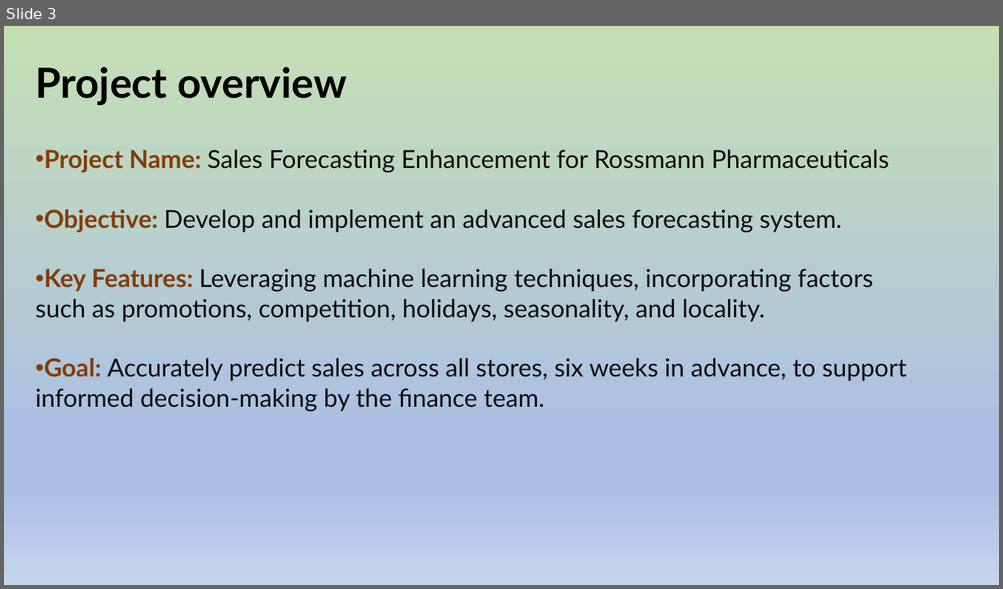
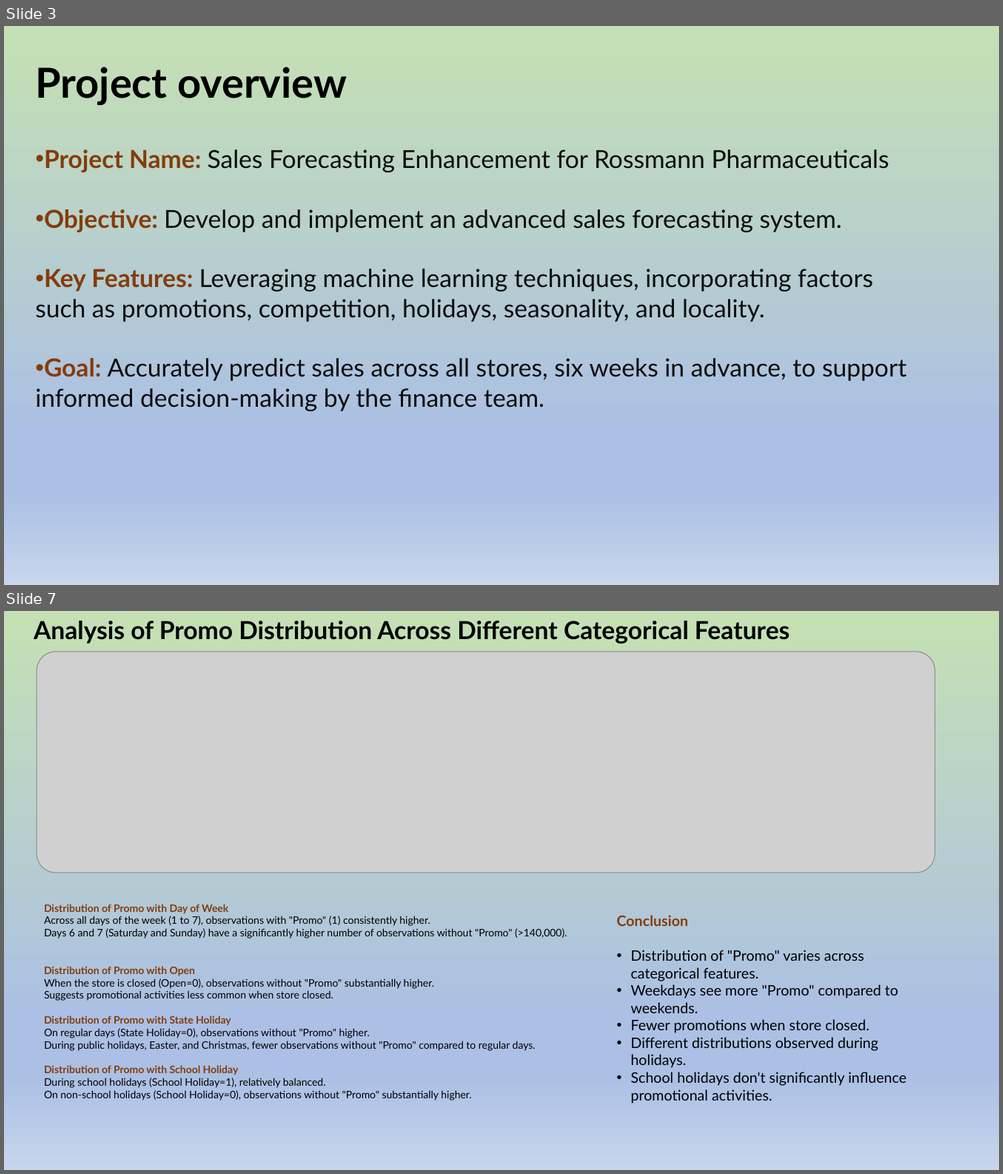
Before and after one commit to Hemamagam/Project-6--Pharmaceutical-Sale-Prediction-, a slide deck: Rossmman Sales Prediction-Project 6-Nexthike.pptx. Shown one above the other, each under a label of ours: slide 3 before the commit, slides 3 and 7 after it; the slides between them are not shown. The pictures are 1003x589 and 1003x1174 pixels, drawn with LibreOffice and Linux fonts; fonts in the diff are those of the drawing; grey boxes stand for pictures. Boxes give left, top, right and bottom in pixels: in the first picture for what was removed or moved away, otherwise in the second. Text is boxed around its words. In the diff, an @@ line names an element or a change of style, - is before the commit and + after.

```diff
--- a/Rossmman Sales Prediction-Project 6-Nexthike.pptx
+++ b/Rossmman Sales Prediction-Project 6-Nexthike.pptx
@@ slide 7 added at bbox=[4, 611, 999, 1170], background gradient #C5E0B4 to #ABC0E4 to #C7D5ED @@
@@ text added at bbox=[34, 621, 789, 644], 24 pt, text #000000, bold @@
+Analysis of Promo Distribution Across Different Categorical Features
@@ picture added at bbox=[37, 652, 935, 874] @@
@@ text added at bbox=[44, 904, 567, 1101], 10 pt, text #000000 @@
+Distribution of Promo with Day of Week
+Across all days of the week (1 to 7), observations with "Promo" (1) consistently higher.
+Days 6 and 7 (Saturday and Sunday) have a significantly higher number of observations without "Promo" (>140,000).
+Distribution of Promo with Open
+When the store is closed (Open=0), observations without "Promo" substantially higher.
+Suggests promotional activities less common when store closed.
+Distribution of Promo with State Holiday
+On regular days (State Holiday=0), observations without "Promo" higher.
+During public holidays, Easter, and Christmas, fewer observations without "Promo" compared to regular days.
+Distribution of Promo with School Holiday
+During school holidays (School Holiday=1), relatively balanced.
+On non-school holidays (School Holiday=0), observations without "Promo" substantially higher.
@@ text added at bbox=[617, 915, 906, 1104], 14 pt, text #000000 @@
+Conclusion
+• Distribution of "Promo" varies across categorical features.
+• Weekdays see more "Promo" compared to weekends.
+• Fewer promotions when store closed.
+• Different distributions observed during holidays.
+• School holidays don't significantly influence promotional activities.
```
Also in this commit, not shown: 2 slides changed, 9 other slides added, 3 slides removed.
